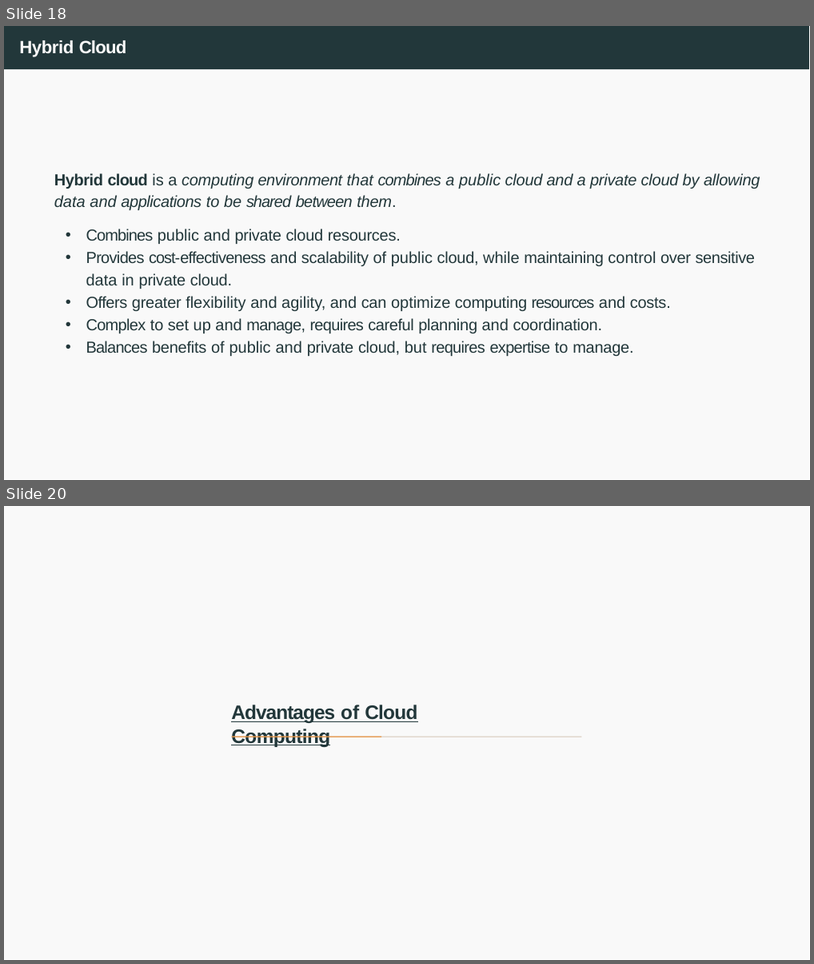
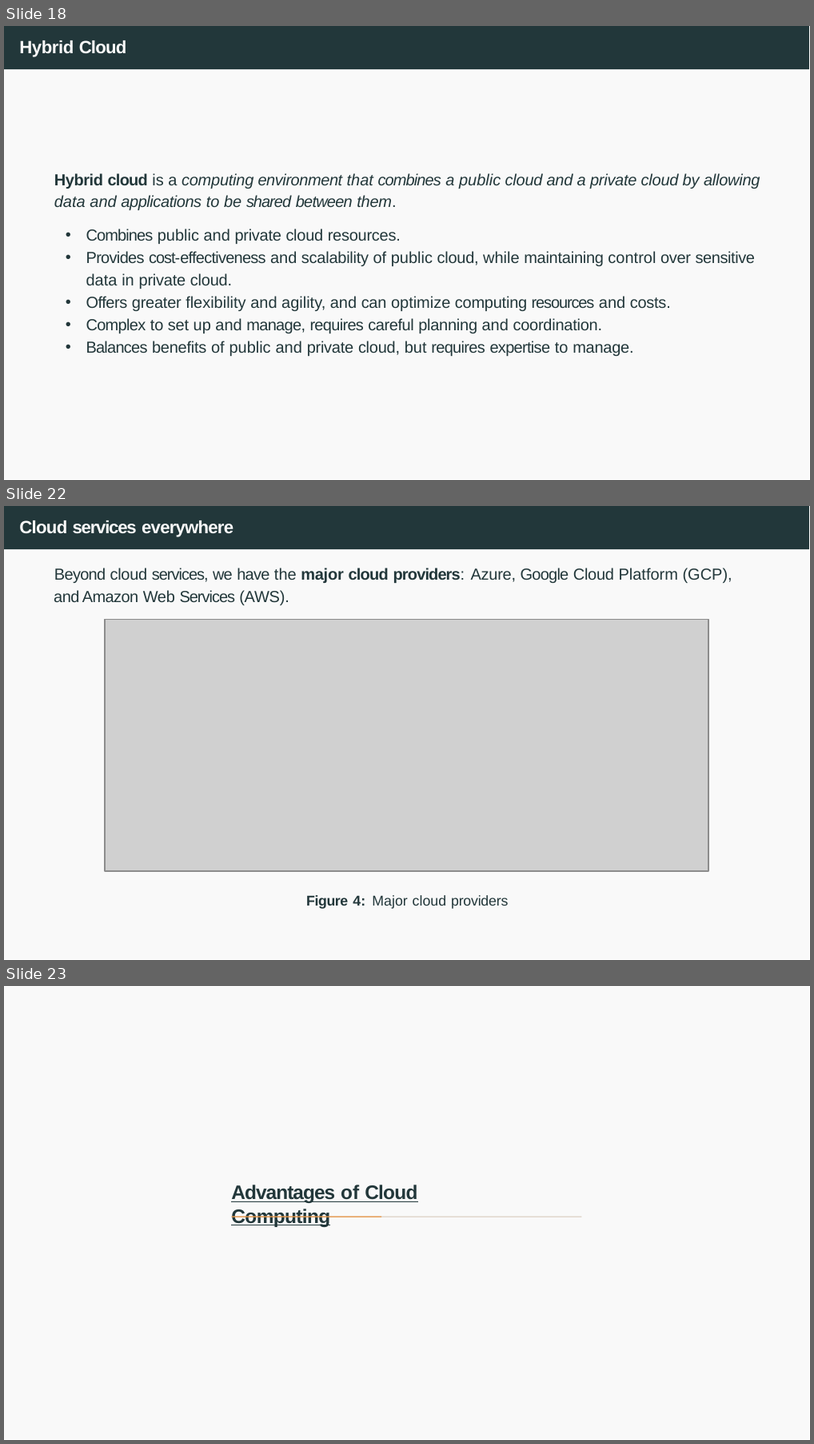
Before and after one commit to joanpaucm/HPDCB, a slide deck: src/slides/Session 1 and 2 - Introduction to Cloud Computing + Github Pages-2026.pptx. Shown one above the other, each under a label of ours: slides 18 and 20 before the commit, slides 18, 22 and 23 after it; the slides between them are not shown. The pictures are 814x964 and 814x1444 pixels, drawn with LibreOffice and Linux fonts; fonts in the diff are those of the drawing; grey boxes stand for pictures. Boxes give left, top, right and bottom in pixels: in the first picture for what was removed or moved away, otherwise in the second. Text is boxed around its words. In the diff, an @@ line names an element or a change of style, - is before the commit and + after.

```diff
--- a/src/slides/Session 1 and 2 - Introduction to Cloud Computing + Github Pages-2026.pptx
+++ b/src/slides/Session 1 and 2 - Introduction to Cloud Computing + Github Pages-2026.pptx
@@ slide 22 added at (4, 506, 810, 960), background #FFFFFF; not listed: 2 template elements that a slide beside it also shows @@
@@ title added at (19, 520, 234, 537), 10 pt, text #F9F9F9, bold @@
+Cloud services everywhere
@@ text added at (54, 568, 733, 605), 9 pt, text #22373A @@
+Beyond cloud services, we have the major cloud providers: Azure, Google Cloud Platform (GCP), and Amazon Web Services (AWS).
@@ picture added at (105, 620, 708, 872) @@
@@ text added at (306, 895, 508, 908), 8 pt, text #22373A @@
+Figure 4: Major cloud providers
@@ what was slide 20 is now slide 23 @@
```
Also in this commit, not shown: 1 slide changed, 3 other slides added, 3 other files.
